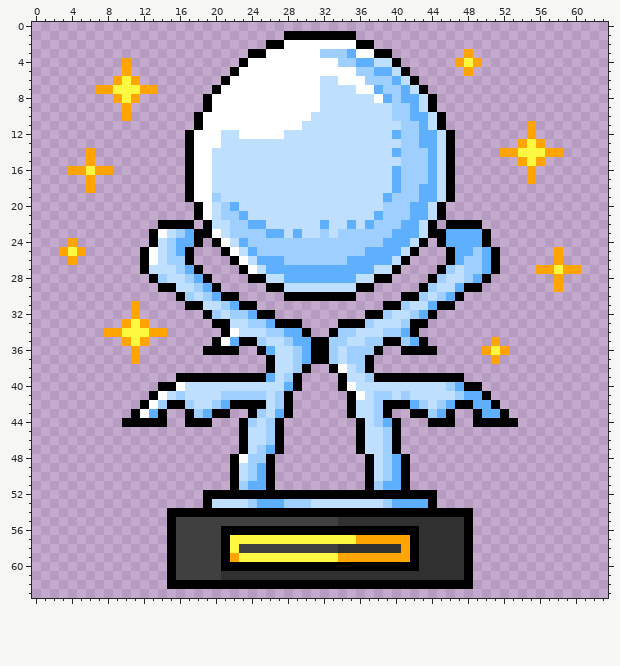
Edited in one commit: pixel-art sprite (stext/common/trophy5.png). Above is the file before it was changed.
The file is 64x64 pixels.
Now the later version:
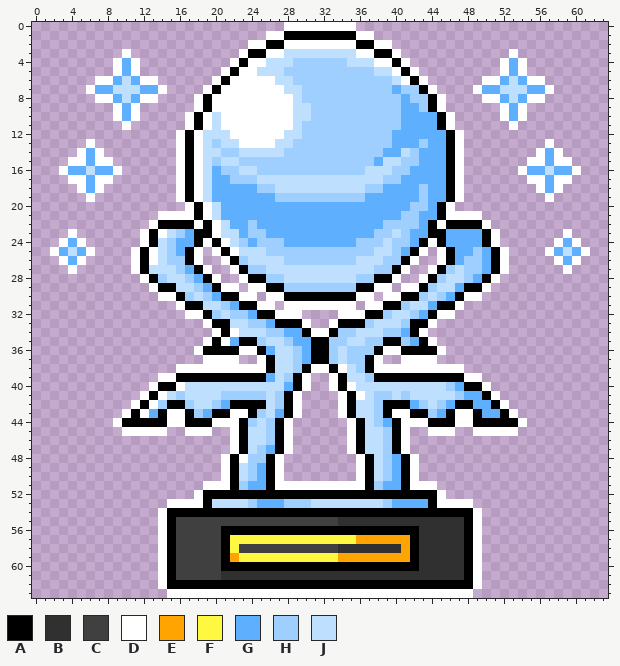
Palette (. is transparent): A #000000  B #303030  C #404040  D #ffffff  E #ffa400  F #fff840  G #5fafff  H #9fcfff  J #bfdfff
Change:
Changed rows in their new state; - is an unchanged pixel.
first column x 2:
 0 --------------------------DDDDDDDD--------------------------
 1 ------------------------DD--------DD------------------------
 2 ----------------------DD------------DD----------------------
 3 --------D------------D----JJJJJJJJ----D-------.----D--------
 4 -------DGD----------D---JJJHHHHH-JJJDD-D-----...--DGD-------
 5 -------DGD---------D---JJJHHHHHHHH--JJD-D-----.---DGD-------
 6 -----DDGJGDD------D------JJHHHHHHHH---JD-D------DDGJGDD-----
 7 ----DGGJJJGGD----D--------JJHHHHHHHHH-GHH-D----DGGJJJGGD----
 8 -----DDGJGDD----D----------JHHHHHHHHHH--HH-D----DDGJGDD-----
 9 -------DGD------D----------JJHHHHHHHHH-G-H-D------DGD-------
10 -------DGD-----D--J--------JJHHHHHHHHH-G--G-D-----DGD-------
11 --------D------D--J--------JHHHHHHHHHHHGG-G-D------D-.------
12 --------------D--JJ-D-------HHHHHHHHHH-GG--G-D-------.------
13 ----D---------D--JH--DDDD--HHHHHHHHHHHGGGH-G-D------...D----
14 ---DGD--------D--J-HH-----HHHHHHHHHHHG-J-G-G-D----....DGD---
15 --DDGDD-------D--JH--HHHHHHHHHHHHHHHG----G-G-D------.DDGDD--
16 -DGGJGGD------D--JGHH--HHHHHHHHHHHH---H-GG-G-D------DGGJGGD-
17 --DDGDD-------D--JGGHHH--------------HHGGG-G-D-------DDGDD--
18 ---DGD--------D--JGGGGGHH----------HHG-GGH-G-D--------DGD---
19 ----D---------D--JGGGGGGGHHHHHHHHHHGG-GGGH-G-D---------D----
20 ---------------D---G-GGGGGGGGGGGGGGGGGGGHHG-D---------------
21 ------------DDDD---GG-GGGGGGGGGGGGGG-GG-H-G-DDDD------------
22 -----------D----D-D-GGH-GGGGGG-GG-G-G--HHG-D----D-----------
23 --D-------D---------JG----G-GGGGGGGG--JH-G-------D-------D--
24 -DGD------D------D---HG---GGGGGGGG---JHHG-D------D------DGD-
25 DGJGD----D------D-D---JJ-----------HJJHG-D-D------D----DGJGD
26 -DGD-----D------D--D-H-JJJ-------HJJJHH-D--D------D-----DGD-
27 --D------D-------D--D-HHJJJJJJJJJJJJHH-D--D-------D---...D.-
28 ----------D-------D--D--HHJJJJJJJJHH--D--D-------D------.---
29 -----------D-------DD-DD--HHHHHHHH--DD-DD-------D-------.---
30 ------------DD-------DD-DD--------DD-DD-------DD------------
31 ---------.----D--------DD-DDDDDDDD-DD--------D--------------
32 ---------.-----DD--------DDD----DDD--------DD---------------
33 --------...------D----------D--D----------D-----------------
34 ------.......-----D----------DD----------D------------------
35 --------...------D------------------------D------.----------
36 ---------.------D----DD--------------DD----D----...---------
37 ---------.-------DDDD--D------------D--DDDD------.----------
38 --------------DDDDDDDDDD-----DD-----DDDDDDDDDD--------------
39 ------------DD--------------D--D--------------DD------------
40 -----------D----------------D--D----------------D-----------
41 ----------D----------------D----D----------------D----------
42 ---------D-----------------D----D-----------------D---------
43 --------D----DD-----DD-----D----D-----DD-----DD----D--------
44 -------D-----DD---DDD-----D------D-----DDD---DD-----D-------
45 --------DDDDD--DDD--D-----D------D-----D--DDD--DDDDD--------
46 --------------------D-----D------D-----D--------------------
47 --------------------D-----D------D-----D--------------------
48 -------------------D-----D--------D-----D-------------------
49 -------------------D-----D--------D-----D-------------------
50 -------------------D-----D--------D-----D-------------------
51 -----------------DDD-----DDDDDDDDDD-----DDD-----------------
52 ----------------D--------------------------D----------------
53 -------------DDDD--------------------------DDDD-------------
54 ------------D----------------------------------D------------
55 ------------D----------------------------------D------------
56 ------------D----------------------------------D------------
57 ------------D----------------------------------D------------
58 ------------D----------------------------------D------------
59 ------------D----------------------------------D------------
60 ------------D----------------------------------D------------
61 ------------D----------------------------------D------------
62 ------------D----------------------------------D------------
63 -------------DDDDDDDDDDDDDDDDDDDDDDDDDDDDDDDDDD-------------
Changed places in both pictures, as pixel boxes (x1, y1, x2, y2):
changed: (50, 22, 590, 598)
